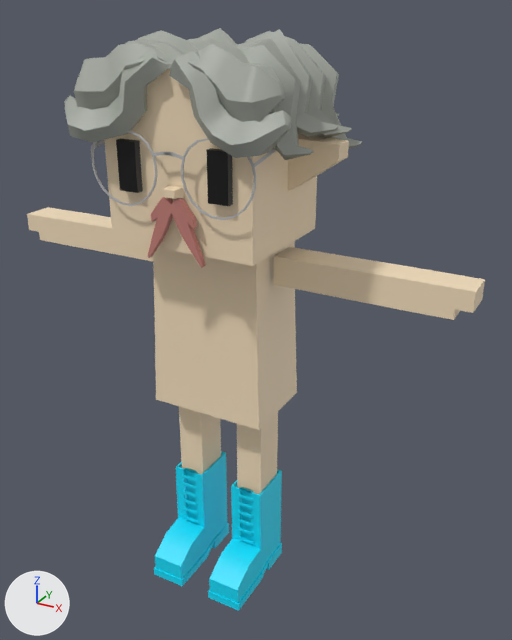
The FBX model mustachiorascals/fbx/f6413e44-170e-413e-8d24-7407173195fa.fbx, before and after one commit.
Before and after are seen from a 50 mm lens placed at (0.0178, -0.028, 0.0296), pointed at (0.0015, 0.0016, 0.0148). The lights are fixed; the arrows at lower left show +X, +Y and +Z. Where no turn or scale is listed for an object, it has been applied to the vertices.

Names of what the first picture shows: 'e_1', 'ew_round_2', 'f_high_boots', 'h_curly', 'm_a', 'mustachio_arms', 'mustachio_body', 'mustachio_eyes', 'mustachio_head', 'mustachio_legs'.
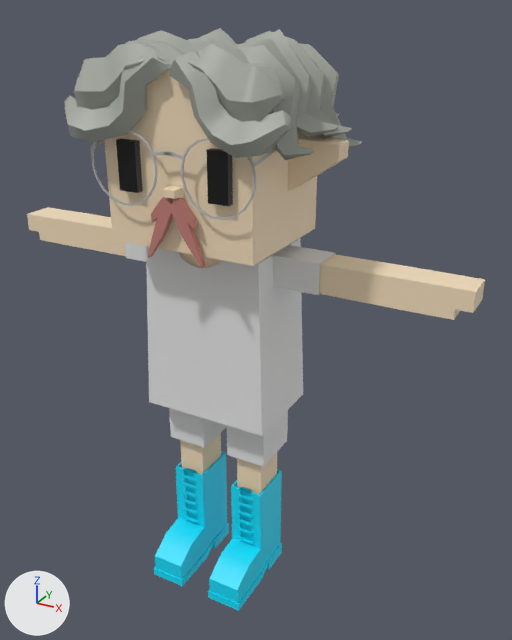
The change in detail:
Material 'lower_garment' (mat_lower_garment) is new.
Its base color is (0.8, 0.8, 0.8) (white #e7e7e7).
Material 'upper_garment_1' (mat_upper_garment_1) is new.
Its base color is (0.8, 0.8, 0.8) (white #e7e7e7).
Mesh me_mesh_004_1 is new.
It has 32 vertices, 24 faces and spans x -0.003..0.003, y -0.00018..0.00265, z 0.00723..0.01232.
It uses material mat_lower_garment (white #e7e7e7).
Mesh me_mesh_011 is new.
It has 230 vertices, 212 faces and spans x -0.00349..0.00349, y -0.0013..0.00353, z 0.00994..0.01894.
It uses material mat_upper_garment_1 (white #e7e7e7).
Mesh me_mesh_012 is new.
It has 24 vertices, 18 faces and spans x -0.00561..0.00561, y 0.00027..0.00209, z 0.01737..0.01893.
It uses material mat_upper_garment_1 (white #e7e7e7).
Object 'c_shorts' (ob_c_shorts) is new; it shows me_mesh_004_1.
Its location is (0.0, 0.0, 0.0).
Object 'c_shirt_1' (ob_c_shirt_1) is new; it shows me_mesh_011.
Its location is (0.0, 0.0, 0.0).
Object 'c_shirt_2' (ob_c_shirt_2) is new; it shows me_mesh_012.
Its location is (0.0, 0.0, 0.0).

Changed parts and their boxes [x1, y1, x2, y2] in the pictures (512 x 640 px):
'c_shirt_1', added: after [146, 238, 303, 436]
'c_shorts', added: after [169, 408, 288, 467]
'c_shirt_2', added: after [125, 242, 336, 295]
'mustachio_body', unchanged, covered by the edit: before [153, 241, 297, 430]; after [179, 252, 220, 268]
